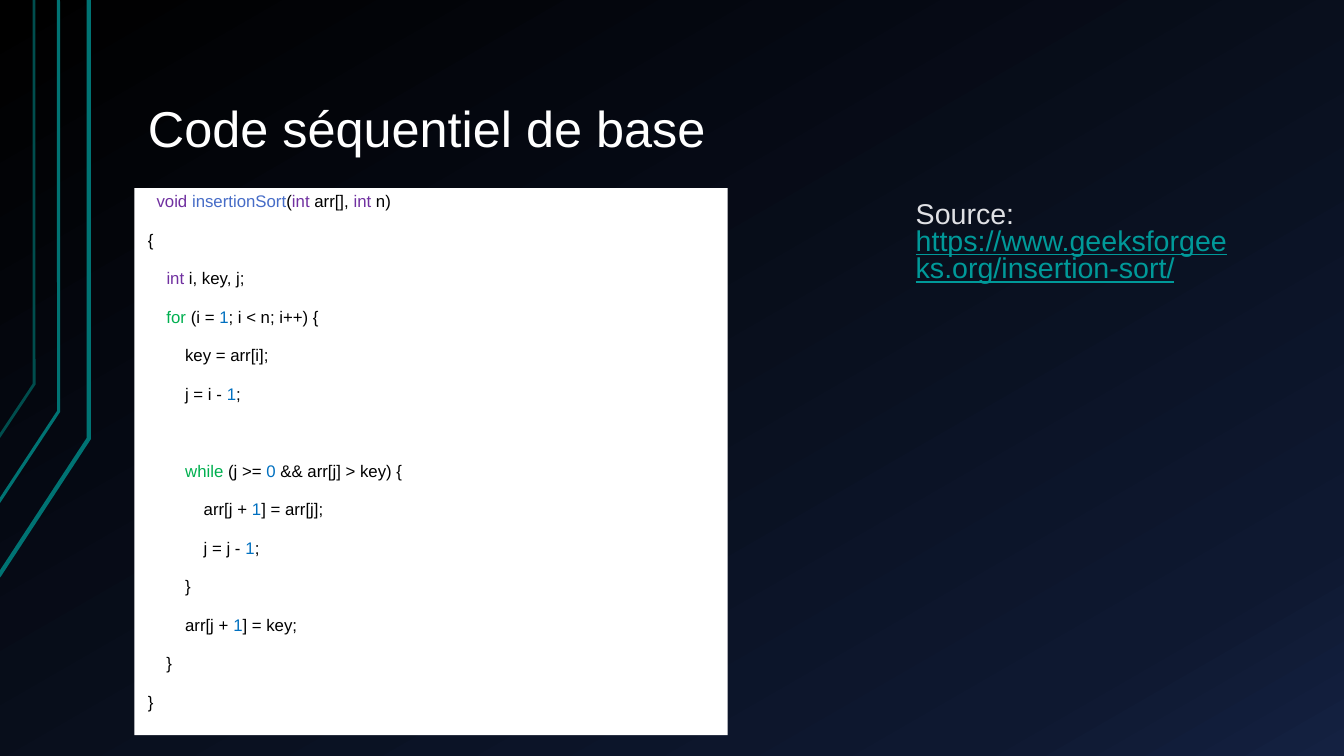
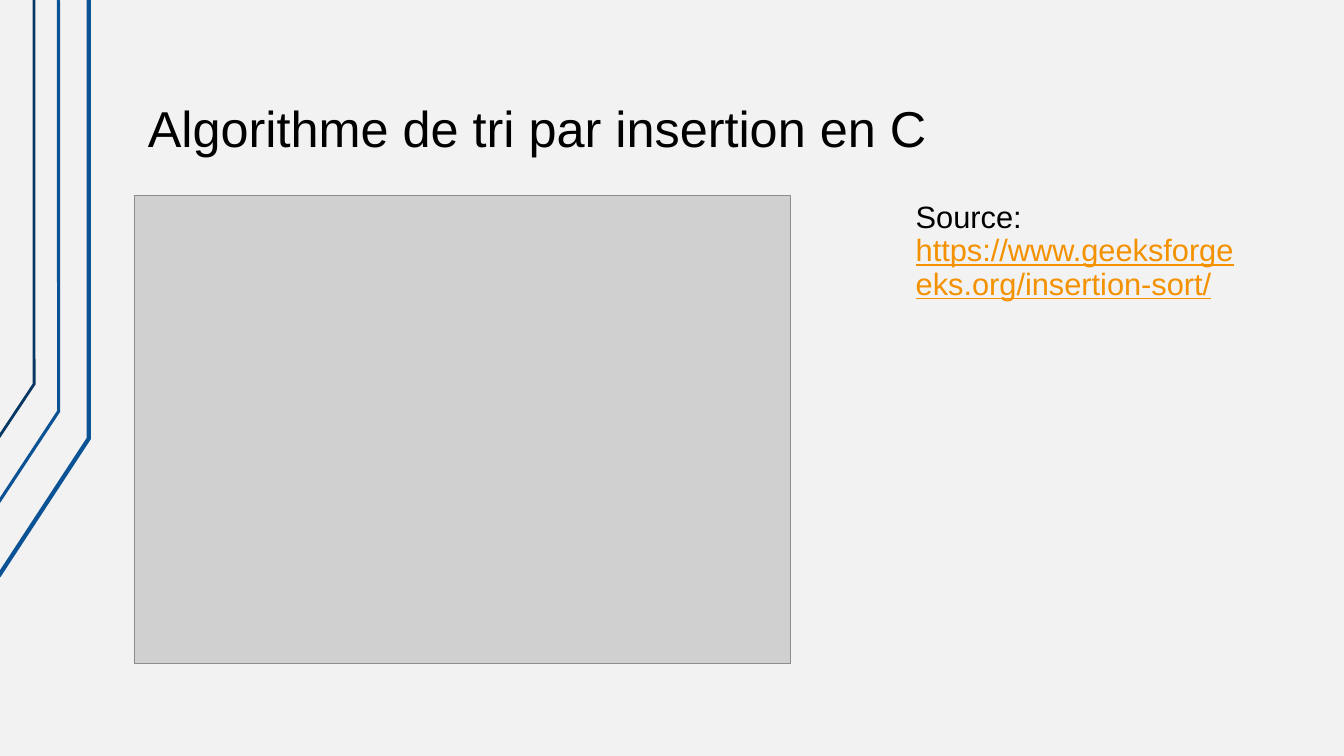
Before and after one commit to Clarky5/cuda-project-esiea, a slide deck: slide 4 of Groupe_43_LOKUPATHIRAGE_LOKUPATHIRAGE.pptx (slide 2 before the commit). Drawn at 1344x756 pixels with LibreOffice and Linux fonts; fonts in the diff are those of the drawing; grey boxes stand for pictures. Boxes give left, top, right and bottom in pixels: in the first picture for what was removed or moved away, otherwise in the second. Text is boxed around its words. In the diff, an @@ line names an element or a change of style, - is before the commit and + after.

```diff
--- a/Groupe_43_LOKUPATHIRAGE_LOKUPATHIRAGE.pptx
+++ b/Groupe_43_LOKUPATHIRAGE_LOKUPATHIRAGE.pptx
@@ background gradient #000000 to #0F1931 to #142242 to gradient #FFFFFF to #F2F2F2 @@
@@ freeform shape at bbox=[0, 0, 89, 577]: outline #007373 3 pt to #0B5394 3 pt @@
@@ freeform shape at bbox=[0, 0, 58, 503]: outline #007373 2.25 pt to #0B5394 2.25 pt @@
@@ freeform shape at bbox=[0, 0, 34, 438]: outline #007373 2 pt to #0B5394 2 pt @@
@@ title at bbox=[148, 110, 926, 157]: text changed; text colour #FFFFFF to #000000 @@
-Code séquentiel de base
+Algorithme de tri par insertion en C
@@ text removed at bbox=[134, 189, 727, 736] @@
-void insertionSort(int arr[], int n)
-{
-int i, key, j;
-for (i = 1; i < n; i++) {
-key = arr[i];
-j = i - 1;
-while (j >= 0 && arr[j] > key) {
-arr[j + 1] = arr[j];
-j = j - 1;
-}
-arr[j + 1] = key;
-}
-}
@@ picture added at bbox=[134, 196, 790, 664] @@
@@ text "Source: https://www.geeksforgeeks.org/insertion-sort/" at bbox=[916, 206, 1234, 300]: size 20.4 to 22 pt; text colour #E0E1E5 to #000000 in "Source:"; text colour #009999 to #F49100 in "https://www.geeksforgeeks.org/insertion-sort/"; line spacing 0.8 to 0.9 @@
```
Also in this commit, not shown: 2 other slides changed, 3 slides added, 2 slides removed.
